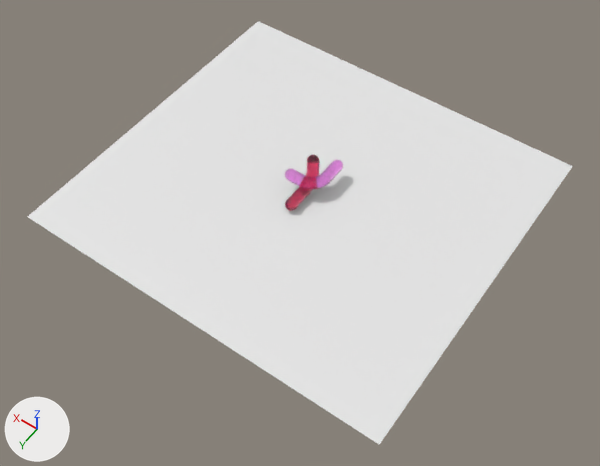
Two versions of the Blender file untitled.blend, one commit apart.
Both versions are drawn from a 50 mm camera at (-50.7, 72.9, 102.4) aimed at (-3.1, 6.2, -2.4). The lights are fixed; the arrows at lower left show +X, +Y and +Z.
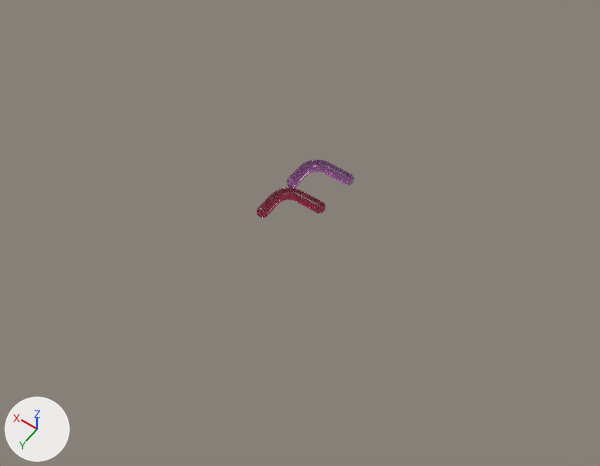
Boxes (x1, y1, x2, y2) around the edits, measured in the pictures (600 x 466 px; the box of a moved part takes in the faces that stretch with it):
'Plane', hidden
    before: (27, 21, 573, 445)
'Cylinder', moved, turned
    before: (285, 160, 343, 189)
    after: (287, 160, 354, 188)
'Cylinder.001', reshaped, moved, turned
    before: (285, 155, 320, 211)
    after: (257, 187, 326, 218)
part 1 of me_cylinder_003, moved or reshaped
    before: (307, 155, 320, 174)
    after: (297, 191, 326, 213)

The edits, one by one:
me_cylinder_003 has 898 vertices, 928 faces and spans x -1.03..0.98, y -1.01..6.99, z -7.98..-1.16.
me_cylinder_003 is used by ob_cylinder_001; location (-0.2, -1.4, 8.2).
me_cylinder_003 part 1: all 257 vertices in x -1.03..0.98, y -1.01..0.99, z -2.22..-1.16 are moved by (0.0, 0.0, 2.0).
Object 'Cylinder' (ob_cylinder) moves from (4.7, 0.7, 3.0) to (3.0, 1.0, 0.0).
Object 'Cylinder' (ob_cylinder) turns from (-175, -91, -5.4) to (-90, -270, 0) degrees about x, y and z.
Object 'Cylinder.001' (ob_cylinder_001) moves from (-0.2, -1.4, 8.2) to (-3.8, 1.6, 0.0).
Object 'Cylinder.001' (ob_cylinder_001) turns from (0, 0, 0) to (0, -90, 0) degrees about x, y and z.
Object 'Plane' (ob_plane) is now hidden.
